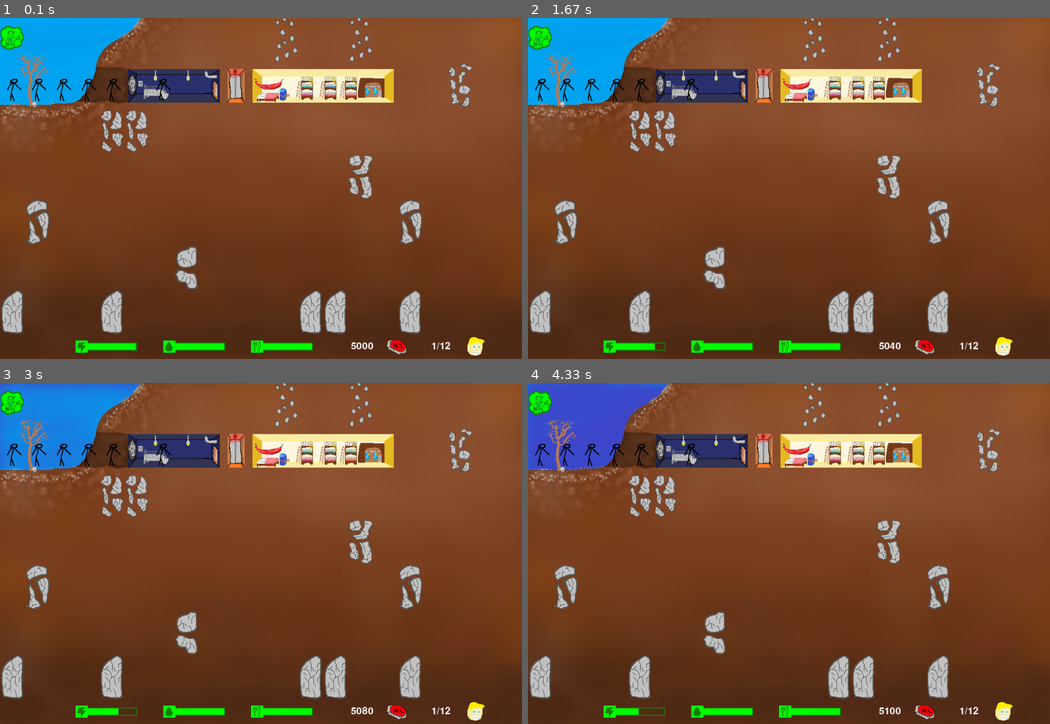
Above: before the commit, frames 1-4 (two rows, left to right).
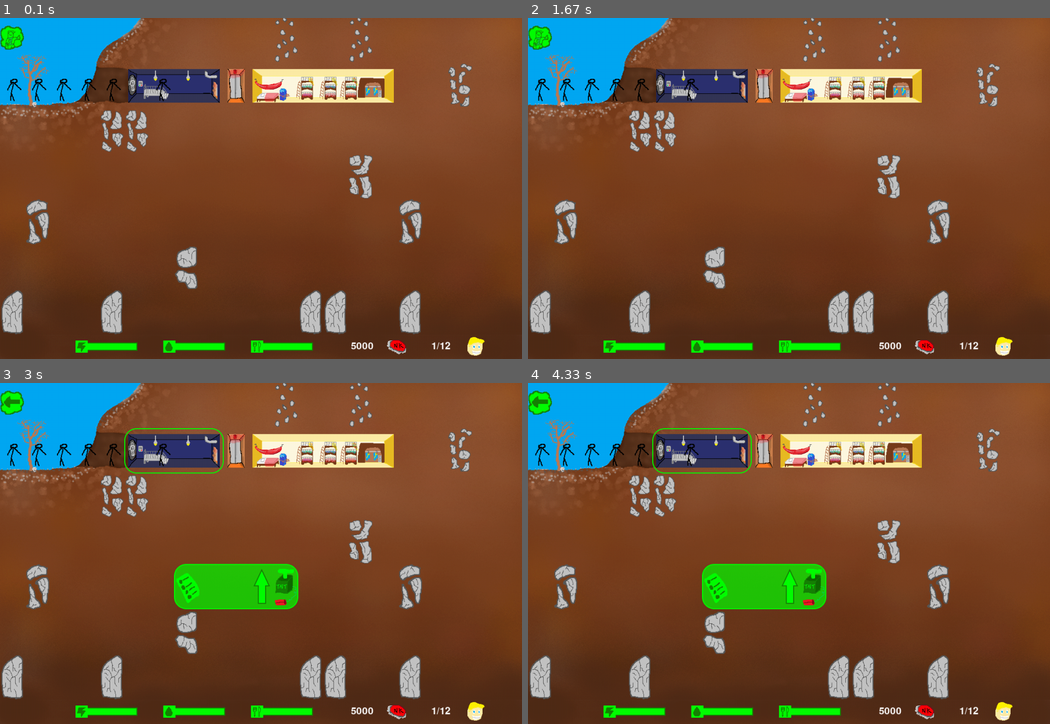
Above: after the commit, the same moments.

Repository: erickxbliv/Jogo-pygame
Game: pygame game, started from main.py
Two runs of this game, one before a commit and one after it. Both use one fixed random seed, a clock stepped at 60 frames per second and the inputs below.
Inputs (mouse positions are in pixels of both pictures, inside the frame that each line leads up to):
- Up to frame 1 (0.1 s): no input
- Up to frame 2 (1.67 s): press the mouse at (789, 212) at 0.37 s; move the mouse to (726, 198) at 0.47 s; release the mouse at (663, 191) at 0.6 s; click (867, 69) at 0.72 s; click (799, 72) at 1.05 s
- Up to frame 3 (3 s): click (177, 440) at 1.88 s
- Up to frame 4 (4.33 s): no input

The runs differ from the first frame. In frame 1, less than 0.1% of the frame differs, in the area x 26-27%, y 95-98%; in frame 2, less than 0.1%; in frame 3, 7.8%; in frame 4, 8.1%, in the area x 0-72%, y 0-98%.

Commit message:
tentativa de espiar as salas

Diff:
--- a/celulas.py
+++ b/celulas.py
@@ -26,6 +26,8 @@
 
         self.sala = None
         self.morador = None
+
+        self.idle = None
         #se ja produziu oq ela faz
 
         #vizinhos? ajudaria a demarcar os pretendentes
--- a/dwellers.py
+++ b/dwellers.py
@@ -29,21 +29,40 @@
         self.inteligencia = 1   #pro laboratorio                #SIGLA: CIFRA
 
 
-    def Mnome(self, sexo):
+    def Mnome(self):
         seed()
 
-        randint(1,20)
         nomeM = ["erick","emanuel","jorge","joao","vitor","marcos","daniel","luan","edson","leandro","alexandre","carlos","samuel","assis"#14
-            "franklin","henrique","gabriel","juliano","diogo","josafa","junior"]
+            "franklin","henrique","gabriel","juliano","diogo","josafa","junior","igor","luiz","raimundo"]
+
+        nomeF = ["mariana","julia","clara","flavia","marta","maura","laura","maria","anna","livia","lavinia","jane","estefani","ysis" #14
+            "elisa","monica","lurdes","lara","nayara","isabel","rosa","marisol","adriana","sofia","solange","elizabeth","helena","alice"
+            "yasmin","milena"] #16
+
+        if self.sexo == "M":
+            max = 24
+            valor = randint(1,max)
+            self.nome = nomeM[valor-1]
+        elif self.sexo == "F":
+            max = 30
+            valor = randint(1,max)
+            self.nome = nomeF[valor-1]
+
+    def Msobrenome(self):
+        seed()
+
+        sobrenomes = ["pontes","assis","ribeiro","pinheiro","brito","sousa","lima","xenofonte","freitas","martins","oliveira","sales"
+            "torres","almeida","azevedo","braga","queiroz","rocha","siqueira","teixeira","magalhaes","matos","silva","castro"
+            "siebra","gonçalvez","macedo","ferreira","fonseca","gomes","santos","cardoso","saraiva","velozo","carvalho","duarte"
+            "alvez","lopez","dias","costa","brasil","santana","mendes","andrade","soares","barbosa","amaral","feitosa","tavares","reis" #50
+            "aguiar","mendonça","leal","novaes","cabral","araujo","correia","barros","bezerra","viana","aquino","peixoto","pires","borges"] #14
+
+        valor = randint(1,60)
+        self.sobrenome = sobrenomes[valor-1]
 
 
-    def Msobrenome(self, sexo):
-        seed()
-
-        randint(1,20)
-
     def Mnomecompleto(self):
-        self.nomecompleto = (self.nome," ",self.sobrenome)
+        self.nomecompleto = (self.nome , " " , self.sobrenome)
 
 
 
@@ -62,7 +81,6 @@
     dweller.inteligencia += CIFRA[1]
 
 
-
 def inicializar(celulas):
 
     novo_fila = morador()
@@ -71,17 +89,21 @@
 
     novo_fila.id = 2
     novo_fila.sexo = "M"
-    novo_fila.nome = novo_fila.Mnome(novo_fila.sexo)
-    novo_fila.sobrenome = novo_fila.Msobrenome(novo_fila.sexo)
+    novo_fila.Mnome()
+    print(novo_fila.nome)
+    novo_fila.Msobrenome()
 
+    print(vars(novo_fila))
     novo_fila.Mnomecompleto()
+    print(vars(novo_fila))
+
     atribuir(novo_fila)
     empregar_Dw_Cl(novo_fila,celulas[21])
 
     novo_fila.id = 3
     novo_fila.sexo = "F"
-    novo_fila.nome = novo_fila.Mnome(novo_fila.sexo)
-    novo_fila.sobrenome = novo_fila.Msobrenome(novo_fila.sexo)
+    novo_fila.Mnome()
+    novo_fila.Msobrenome()
 
     novo_fila.Mnomecompleto()
     atribuir(novo_fila)
@@ -89,8 +111,8 @@
 
     novo_fila.id = 4
     novo_fila.sexo = "M"
-    novo_fila.nome = novo_fila.Mnome(novo_fila.sexo)
-    novo_fila.sobrenome = novo_fila.Msobrenome(novo_fila.sexo)
+    novo_fila.Mnome()
+    novo_fila.Msobrenome()
 
     novo_fila.Mnomecompleto()
     atribuir(novo_fila)
@@ -98,8 +120,8 @@
 
     novo_fila.id = 5
     novo_fila.sexo = "F"
-    novo_fila.nome = novo_fila.Mnome(novo_fila.sexo)
-    novo_fila.sobrenome = novo_fila.Msobrenome(novo_fila.sexo)
+    novo_fila.Mnome()
+    novo_fila.Msobrenome()
 
     novo_fila.Mnomecompleto()
     atribuir(novo_fila)
@@ -107,8 +129,8 @@
 
     novo_fila.id = 6
     novo_fila.sexo = "F"
-    novo_fila.nome = novo_fila.Mnome(novo_fila.sexo)
-    novo_fila.sobrenome = novo_fila.Msobrenome(novo_fila.sexo)
+    novo_fila.Mnome()
+    novo_fila.Msobrenome()
 
     novo_fila.Mnomecompleto()
     atribuir(novo_fila)
--- a/funcoes.py
+++ b/funcoes.py
@@ -401,6 +401,10 @@
 
 
 def empregar_Dw_Cl(dweller,celula):
+
+    #if dweller.celula != None: dweller.celula.morador = None
+    #if celula.morador != None: celula.morador.celula = None
+
     dweller.celula = celula
     celula.morador = dweller
 
--- a/main.py
+++ b/main.py
@@ -68,7 +68,7 @@
 while True:
 
 #verificar como estao os dados, pra dar game over ou continuar. aqui tambem e consumida a vida e saude quando abaixo do minimo
-    print(jogo.energia, jogo.sobresalas.consumo)
+    print(jogo.energia, jogo.sobresalas.consumo,(jogo.sobresalas.producao[4] * jogo.sobresalas.qtd_EQCAEDRT[4]))
     #print(jogo.agua,(jogo.moradores * jogo.sobresalas.minimo))
 
     for event in pygame.event.get():
@@ -92,21 +92,22 @@
                     celulas.lista[pos_vetor].morador.celula = "intervalo"     #sera se isso da erro?
                     celulas.lista[pos_vetor].morador = None
 
-
+                elif celulas.lista[pos_vetor].vazio != None and not celulas.lista[pos_vetor].vazio:
+                    if celulas.lista[pos_vetor].idle == True:
+                        pass
+                    else: menu.espiar(jogo,celulas.lista,dwellers.lista,pos_vetor)
 
                 elif celulas.lista[pos_vetor].pedra == True:
                     print("ola")
                     funcoes.minerar(jogo, celulas.lista[pos_vetor])
                     funcoes.pretendencia(celulas.lista,pos_vetor,True)
 
-                elif celulas.lista[pos_vetor].vazio != None and celulas.lista[pos_vetor].vazio != False:
-                    print("ei")
-                    pass
+
 
     funcoes.animacao(jogo, celulas.lista,True)
 
 
-    if int(ponteiro) != int(horario):
+    if int(ponteiro) != int(horario):                       #isso aq devia acontecer dentro de animacao
         jogo.ciclonoitedia(int(horario))
         ponteiro = horario
 
@@ -117,7 +118,7 @@
         if jogo.energia < (jogo.sobresalas.consumo // 24): jogo.energia = 0
         else: jogo.energia = jogo.energia - (jogo.sobresalas.consumo // 24)
 
-    horario += 0.5
+    horario += 0.01
     if horario > 24.0:    #24 = max de imagens
         horario = 1.0
         jogo.dinheiro += jogo.sobresalas.lucrodia
--- a/menu.py
+++ b/menu.py
@@ -204,3 +204,60 @@
                     else: jogo.construirtipo = None
 
         jogo.clock.tick(60)
+
+
+
+def espiar(jogo,lista,registro,pos_vetor):
+    jogo.modo = "espiar"
+
+    while True:
+
+        funcoes.animacao(jogo,lista,False)
+        menu = pygame.image.load(path.join('sistema', 'espiarnormal.png'))
+
+        voltar = pygame.image.load(path.join('sistema', 'voltar.png'))
+        if lista[pos_vetor].situacao[3] == "1":
+            contorno = pygame.image.load(path.join('sistema', 'contorno1.png'))
+            menu = pygame.image.load(path.join('sistema', 'espiarsimples.png'))
+            maximo = pos_vetor
+        elif lista[pos_vetor].situacao[3] == "2":
+            contorno = pygame.image.load(path.join('sistema', 'contorno2.png'))
+            if lista[pos_vetor].situacao[1] == "2": pos_vetor -= 1
+            maximo = pos_vetor + 1
+        elif lista[pos_vetor].situacao[3] == "4":
+            contorno = pygame.image.load(path.join('sistema', 'contorno4.png'))
+            valor = int(lista[pos_vetor].situacao[1]) - 1
+            pos_vetor = pos_vetor - valor
+            maximo = pos_vetor + 3
+        elif lista[pos_vetor].situacao[3] == "6":
+            contorno = pygame.image.load(path.join('sistema', 'contorno6.png'))
+            valor = int(lista[pos_vetor].situacao[1]) - 1
+            pos_vetor = pos_vetor - valor
+            maximo = pos_vetor + 5
+
+        else: print("erro") #TESTE
+
+        if (pos_vetor + 1) > 84: coordenadas = (357,186)
+        else: coordenadas = (357,372)
+
+        jogo.janela.blit(contorno,lista[pos_vetor].coordenadas)
+        jogo.janela.blit(menu,coordenadas)
+        jogo.janela.blit(voltar,(0,0))
+
+        pygame.display.flip()
+
+
+        for event in pygame.event.get():
+            if event.type == pygame.QUIT: sys.exit()
+            if event.type == pygame.MOUSEBUTTONUP:
+
+                position = pos_x, pos_y = pygame.mouse.get_pos()
+                pos_vetor2 = funcoes.achar_celula(position)
+
+                if pos_vetor2 == 0:
+                    jogo.modo = "espectador"
+                    return
+
+                if pos_vetor2 >= pos_vetor and pos_vetor2 <= maximo:
+                    jogo.modo = "espectador"
+                    return
Binary file added: sistema/contorno2.png
Binary file added: sistema/contorno4.png
Binary file added: sistema/contorno6.png
Binary file added: sistema/espiarnormal.png
Binary file added: sistema/espiarsimples.png
Binary file added: sistema/menuespiar.png
